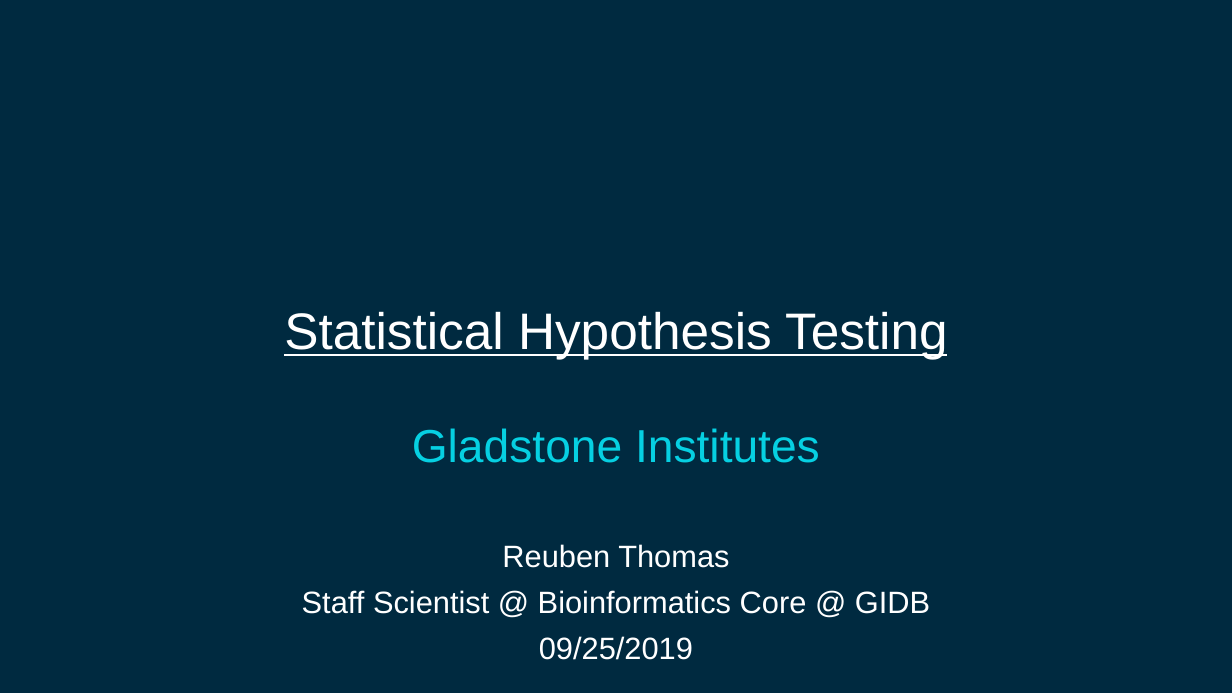
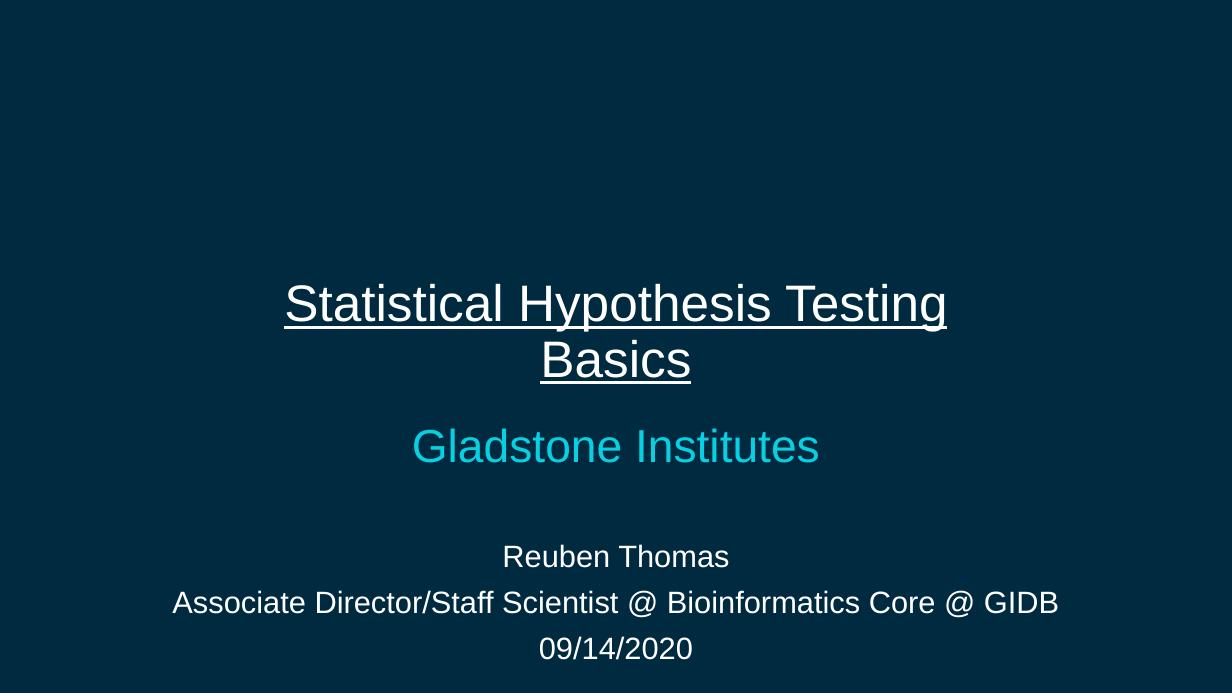
Before and after one commit to gladstone-institutes/Bioinformatics-Workshops, a slide deck: slide 1 of hypothesis-testing/HypothesisTesting.pptx. Drawn at 1232x693 pixels with LibreOffice and Linux fonts; fonts in the diff are those of the drawing; background and template pictures are left out. Boxes give left, top, right and bottom in pixels: in the first picture for what was removed or moved away, otherwise in the second. Text is boxed around its words. In the diff, an @@ line names an element or a change of style, - is before the commit and + after.

Commit message:
add slides

```diff
--- a/hypothesis-testing/HypothesisTesting.pptx
+++ b/hypothesis-testing/HypothesisTesting.pptx
@@ title at [284,283,948,384]: text changed @@
-Statistical Hypothesis Testing
+Statistical Hypothesis Testing
+Basics
@@ subtitle at [172,590,1059,660]: text changed @@
-Staff Scientist @ Bioinformatics Core @ GIDB
-09/25/2019
+Associate Director/Staff Scientist @ Bioinformatics Core @ GIDB
+09/14/2020
```
Also in this commit, not shown: 1 slide added.
